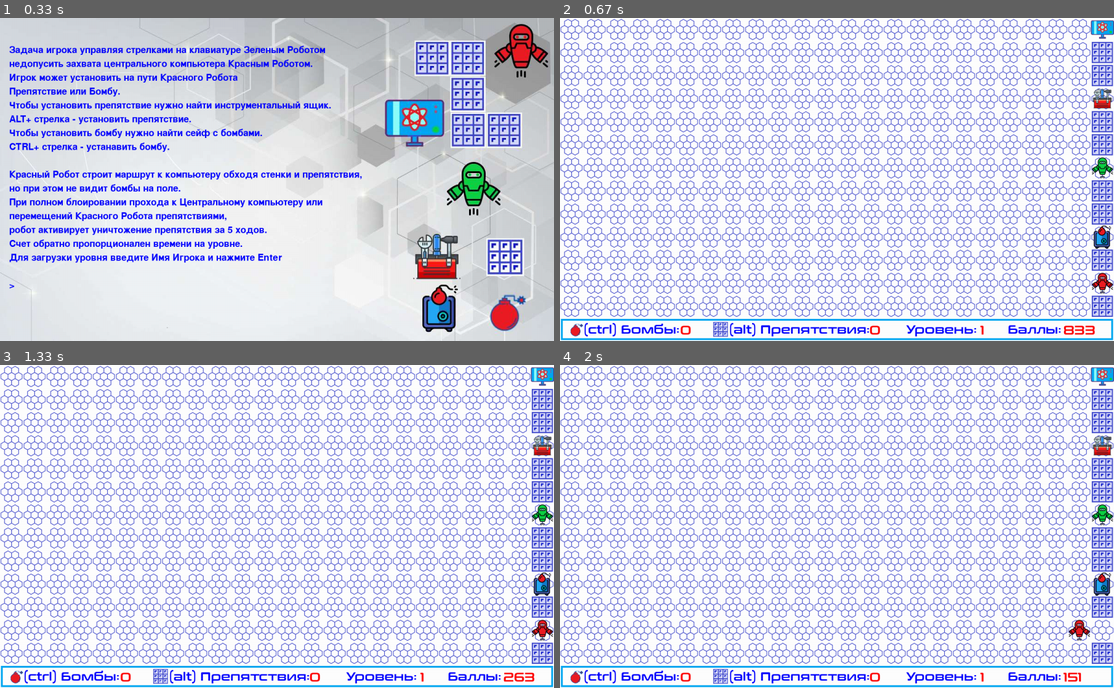
Above: before the commit, frames 1-4 (two rows, left to right).
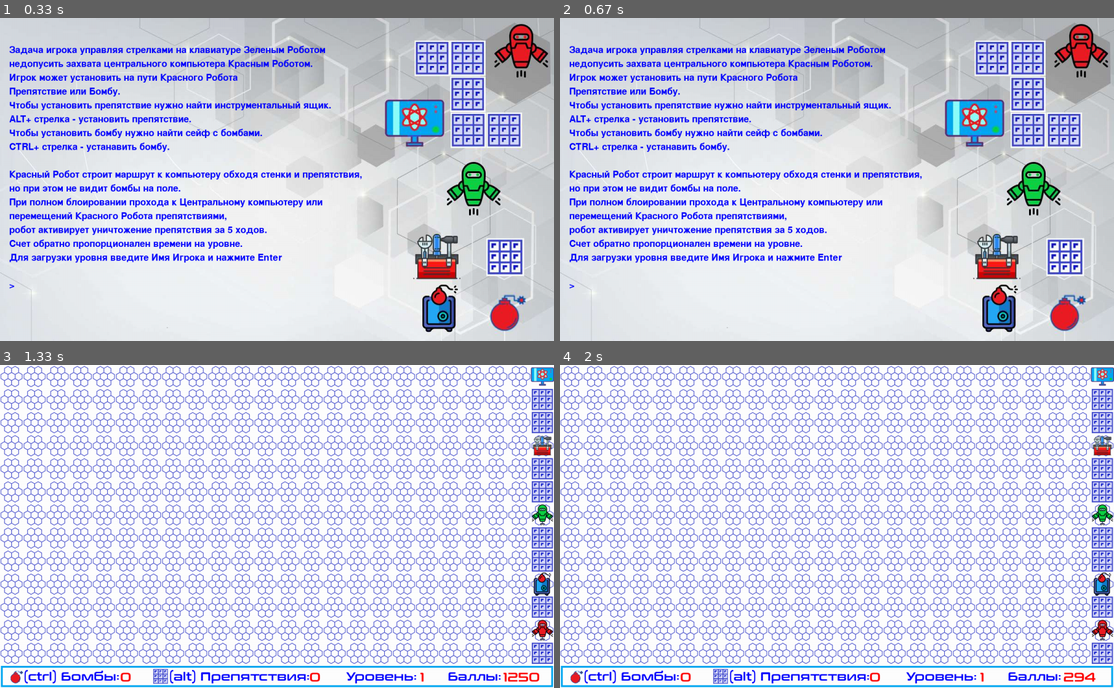
Above: after the commit, the same moments.

Repository: AVRasyuk/PyGameProject
Game: pygame game, started from main.py
Same seed, same stepped clock (60 frames per second), same inputs: the game is played once before the commit and once after it.
Inputs:
- Up to frame 1 (0.33 s): no input
- Up to frame 2 (0.67 s): tap Enter at 0.33 s
- Up to frame 3 (1.33 s): type "ann" at 0.67 s; tap Enter at 1.1 s
- Up to frame 4 (2 s): type "a" at 1.33 s; tap Enter at 1.5 s

Frame 1 is identical in both runs. In frame 2, 72% of the frame differs, in the area x 0-100%, y 0-100%; in frame 3, 0.1%; in frame 4, 0.4%.

Commit message:
bag fix (max_level)

Diff:
--- a/data/score.txt
+++ b/data/score.txt
@@ -1,14 +1,4 @@
 Name,Score
-ass3,232
-ass5,184
-asdf,138
-as7,113
-asasd,108
-ass2,82
-asa,77
-gfd,64
-asd,52
-,49
-as,18
+d,132
 Alexander,10
-ass1,0
+as,0
--- a/main.py
+++ b/main.py
@@ -84,9 +84,10 @@
                 terminate()
             elif event.type == pygame.KEYDOWN and need_input:
                 if event.key == pygame.K_RETURN and need_input:
-                    need_input = False
-                    # input_name_player = ''
-                    return  # начинаем игру
+                    if input_name_player !='':
+                        need_input = False
+
+                        return  # начинаем игру
 
                 elif event.key == pygame.K_BACKSPACE:
                     input_name_player = input_name_player[:-1]
@@ -770,6 +771,7 @@
     falg_end_level = False
     flag_game_over = False
     flag_stop_score_time = False
+    max_level = 5
 
     clock = pygame.time.Clock()
     pygame.display.set_caption('Космическая база.')
@@ -905,6 +907,8 @@
                         position_boom = bad_robot.rect.x, bad_robot.rect.y
                         create_detonation(position_boom)
                         # number_level += 1
+                        if number_level == max_level:
+                            picture_game_over_you_win(1)
                         takt_end_level = takt
                         # flag_movie_bad_robot = True
                         falg_end_level = True
@@ -958,8 +962,8 @@
             reset_level()
             player = None
             screen = pygame.display.set_mode(size)
-            if number_level == 2:
-                picture_game_over_you_win(1)
+            if number_level == max_level:
+                game_over()
                 number_level = 1
                 player, bad_robot, level_x, level_y = generate_level(load_level(start_new_level(number_level)))
                 flag_game_over = False
